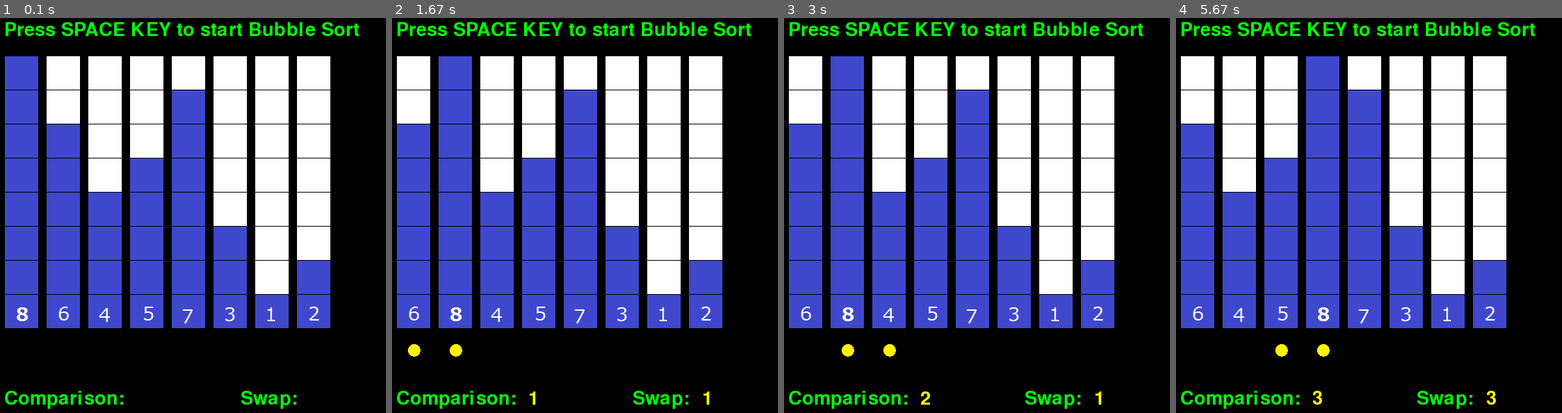
Above: before the commit, frames 1-4 (left to right).
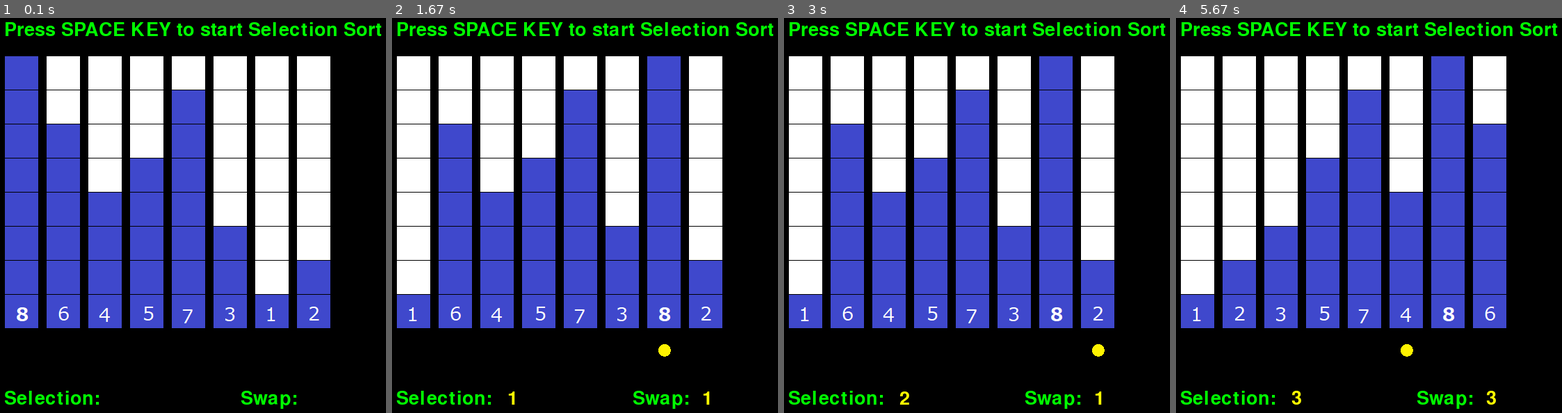
Above: after the commit, the same moments.

Repository: CoderDojoDazaifu/Python
Game: pygame game, started from Python/pygame_selectionSort.py
Two runs of this game, one before a commit and one after it. Both use one fixed random seed, a clock stepped at 60 frames per second and the inputs below.
Inputs:
- Up to frame 1 (0.1 s): no input
- Up to frame 2 (1.67 s): tap Space at 0.33 s
- Up to frame 3 (3 s): no input
- Up to frame 4 (5.67 s): no input

The runs differ from the first frame. In frame 1, 1.3% of the frame differs, in the area x 1-99%, y 1-99%; in frame 2, 12%; in frame 3, 12%; in frame 4, 20%.

Commit message:
pygameバブルソートをリネーム。pygame選択ソートもつくりました。

Diff:
--- /dev/null
+++ b/Python/pygame_bubbleSort.py
@@ -0,0 +1,203 @@
+#!/usr/bin/python
+# -*- Coding: utf-8 -*-
+
+import os
+import copy
+import time
+import sys
+import random
+import pygame
+from pygame.locals import *
+
+# メイン処理
+def main():
+    sort_arr = [8, 6, 4, 5, 7, 3, 1, 2]
+    comp_arr = [0, 0, 0, 0, 0, 0, 0, 0]
+
+    SORT_SPEED_SEC = 1
+    CHECK_SPEED_SEC = 0.4
+    start = False
+
+    # pygame の初期化
+    pygame.init()
+
+    # 画面サイズを指定して、画面を生成
+    screen = pygame.display.set_mode((800, 700))
+
+    #タイトルバーに表示する文字
+    pygame.display.set_caption("ソート・アルゴリズムを確認しよう | CoderDojo 太宰府")
+
+    # 画面を黒く塗りつぶす
+    screen.fill((0, 0, 0))
+
+    # タイトル表示
+    put_title(screen)
+
+    # 盤面の更新
+    put_frame(screen, sort_arr, comp_arr)
+
+    # ここまでが初期処理で、ここからループし、画面をずっと表示する
+    while (1):
+
+        # 速度調整のsleep
+        time.sleep(CHECK_SPEED_SEC)
+
+        # キー入力などのイベント処理
+        start = event_proc()
+        if start:
+            # ソート開始
+            bubbleSort(screen, sort_arr, comp_arr, SORT_SPEED_SEC)
+
+
+# イベント処理
+def event_proc() -> bool:
+    # イベント処理
+    for event in pygame.event.get():
+        if event.type == QUIT:
+            # 閉じるボタンが押されたら、pygameを終了
+            pygame.quit()
+            # pygame.quit()だけでもよさそうだが、正常終了するために書いておく
+            sys.exit()
+        elif event.type == KEYDOWN:
+            # キーボードが押されたら
+            if event.key == K_SPACE:
+                return True
+    return False
+
+
+# ブロック画像を返す
+def get_block_img(index: int):
+    if index == -1:
+        ret_img = pygame.image.load("./img/dot.png")
+    elif index == 0:
+        ret_img = pygame.image.load("./img/black.png")
+    elif index == 1:
+        ret_img = pygame.image.load("./img/1.png")
+    elif index == 2:
+        ret_img = pygame.image.load("./img/2.png")
+    elif index == 3:
+        ret_img = pygame.image.load("./img/3.png")
+    elif index == 4:
+        ret_img = pygame.image.load("./img/4.png")
+    elif index == 5:
+        ret_img = pygame.image.load("./img/5.png")
+    elif index == 6:
+        ret_img = pygame.image.load("./img/6.png")
+    elif index == 7:
+        ret_img = pygame.image.load("./img/7.png")
+    elif index == 8:
+        ret_img = pygame.image.load("./img/8.png")
+    else:
+        ret_img = pygame.image.load("./img/original.png")
+    return ret_img
+
+
+# タイトル表示用
+def put_title(screen):
+    # フォントの生成
+    font = pygame.font.Font(None, 40)
+    screen.blit(font.render("Press SPACE KEY to start Bubble Sort", True, (0, 255, 0)), [60, 50])
+
+    screen.blit(font.render("Comparison:", True, (0, 255, 0)), [60, 580])
+    screen.blit(font.render("Swap:", True, (0, 255, 0)), [400, 580])
+    # 画面を更新
+    pygame.display.update()
+
+
+# 盤面の更新
+def put_frame(screen, sort_arr, comp_arr):
+    x = 1
+    for a in sort_arr:
+        block_img = get_block_img(int(a))
+        screen.blit(block_img, (60 * x, 100))
+        x += 1
+    x = 1
+    for a in comp_arr:
+        block_img = get_block_img(int(a))
+        screen.blit(block_img, (60 * x, 500))
+        x += 1
+    # 画面を更新
+    pygame.display.update()
+
+
+# カウント表示用
+def put_count(screen, comp_count, swap_count):
+    # フォントの生成
+    font = pygame.font.Font(None, 40)
+    # 前のスコアは黒で塗りつぶす
+    block_img = get_block_img(0)
+    screen.blit(block_img, (250 , 580))
+    screen.blit(block_img, (500 , 580))
+
+    score_img = font.render(str(comp_count), True, (255, 255, 0))
+    screen.blit(score_img, (250, 580))
+
+    score_img = font.render(str(swap_count), True, (255, 255, 0))
+    screen.blit(score_img, (500, 580))
+    # 画面を更新
+    pygame.display.update()
+
+
+# 比較対象をセット
+def set_comparison(comp_arr, t1, t2):
+    for i in range(0, len(comp_arr)):
+        if i == t1 or i == t2:
+            comp_arr[i] = -1
+        else:
+            comp_arr[i] = 0
+
+
+# バブルソート
+def bubbleSort(screen, sort_arr, comp_arr, sort_speed):
+    # パラメータの配列の長さ
+    n = len(sort_arr)
+    comp_count = 0
+    swap_count = 0
+
+    # パラメータの配列の長さ分ループする
+    for i in range(n):
+
+        swap = False # 入替フラグを初期化
+
+        # 要素をペアで順に比較する（ので-1）
+        # iが増えるたび、最後の要素から降順に値が決まっていく（-i）
+        for j in range(0, n - i - 1):
+
+            print(str(sort_arr[j]) + "と" + str(sort_arr[j + 1]) + "を比べる")
+
+            # 比較対象をセット
+            set_comparison(comp_arr, j, j + 1)
+
+            # 盤面の更新
+            put_frame(screen, sort_arr, comp_arr)
+
+            comp_count += 1
+            put_count(screen, comp_count, swap_count)
+
+            # 速度調整のsleep
+            time.sleep(sort_speed)
+
+            if sort_arr[j] > sort_arr[j + 1]:
+                # 次の要素の値より大きかったら、入れ替える
+                sort_arr[j], sort_arr[j + 1] = sort_arr[j + 1], sort_arr[j]
+                # 入替が発生したので、trueにする
+                swap = True
+
+                # 盤面の更新
+                put_frame(screen, sort_arr, comp_arr)
+
+                swap_count += 1
+                put_count(screen, comp_count, swap_count)
+
+                # 速度調整のsleep
+                time.sleep(sort_speed)
+
+        if not swap:
+            # 一度も入替が発生しなかったので終了します
+            break
+
+
+# インポートされた時にプログラムが動かないように
+if __name__ == "__main__":
+    # 実行！
+    main()
--- a/Python/visualSort.py
+++ b/Python/pygame_selectionSort.py
@@ -12,10 +12,10 @@
 # メイン処理
 def main():
     sort_arr = [8, 6, 4, 5, 7, 3, 1, 2]
-    comp_arr = [0, 0, 0, 0, 0, 0, 0, 0]
+    sel_arr = [0, 0, 0, 0, 0, 0, 0, 0]
 
-    SORT_SPEED_MSEC = 1
-    CHECK_SPEED_MSEC = 0.4
+    SORT_SPEED_SEC = 1
+    CHECK_SPEED_SEC = 0.4
     start = False
 
     # pygame の初期化
@@ -34,19 +34,19 @@
     put_title(screen)
 
     # 盤面の更新
-    put_frame(screen, sort_arr, comp_arr)
+    put_frame(screen, sort_arr, sel_arr)
 
     # ここまでが初期処理で、ここからループし、画面をずっと表示する
     while (1):
 
         # 速度調整のsleep
-        time.sleep(CHECK_SPEED_MSEC)
+        time.sleep(CHECK_SPEED_SEC)
 
         # キー入力などのイベント処理
         start = event_proc()
         if start:
             # ソート開始
-            bubbleSort(screen, sort_arr, comp_arr, SORT_SPEED_MSEC)
+            selectionSort(screen, sort_arr, sel_arr, SORT_SPEED_SEC)
 
 
 # イベント処理
@@ -96,23 +96,23 @@
 def put_title(screen):
     # フォントの生成
     font = pygame.font.Font(None, 40)
-    screen.blit(font.render("Press SPACE KEY to start Bubble Sort", True, (0, 255, 0)), [60, 50])
+    screen.blit(font.render("Press SPACE KEY to start Selection Sort", True, (0, 255, 0)), [60, 50])
 
-    screen.blit(font.render("Comparison:", True, (0, 255, 0)), [60, 580])
+    screen.blit(font.render("Selection:", True, (0, 255, 0)), [60, 580])
     screen.blit(font.render("Swap:", True, (0, 255, 0)), [400, 580])
     # 画面を更新
     pygame.display.update()
 
 
 # 盤面の更新
-def put_frame(screen, sort_arr, comp_arr):
+def put_frame(screen, sort_arr, sel_arr):
     x = 1
     for a in sort_arr:
         block_img = get_block_img(int(a))
         screen.blit(block_img, (60 * x, 100))
         x += 1
     x = 1
-    for a in comp_arr:
+    for a in sel_arr:
         block_img = get_block_img(int(a))
         screen.blit(block_img, (60 * x, 500))
         x += 1
@@ -121,16 +121,16 @@
 
 
 # カウント表示用
-def put_count(screen, comp_count, swap_count):
+def put_count(screen, sel_count, swap_count):
     # フォントの生成
     font = pygame.font.Font(None, 40)
     # 前のスコアは黒で塗りつぶす
     block_img = get_block_img(0)
-    screen.blit(block_img, (250 , 580))
+    screen.blit(block_img, (220 , 580))
     screen.blit(block_img, (500 , 580))
 
-    score_img = font.render(str(comp_count), True, (255, 255, 0))
-    screen.blit(score_img, (250, 580))
+    score_img = font.render(str(sel_count), True, (255, 255, 0))
+    screen.blit(score_img, (220, 580))
 
     score_img = font.render(str(swap_count), True, (255, 255, 0))
     screen.blit(score_img, (500, 580))
@@ -138,63 +138,49 @@
     pygame.display.update()
 
 
-# 比較対象をセット
-def set_comparison(comp_arr, t1, t2):
-    for i in range(0, len(comp_arr)):
-        if i == t1 or i == t2:
-            comp_arr[i] = -1
+# 選択対象をセット
+def set_selection(sel_arr, t):
+    for i in range(0, len(sel_arr)):
+        if i == t:
+            sel_arr[i] = -1
         else:
-            comp_arr[i] = 0
+            sel_arr[i] = 0
 
 
-# バブルソート
-def bubbleSort(screen, sort_arr, comp_arr, sort_speed):
+# 選択ソート
+def selectionSort(screen, sort_arr, sel_arr, sort_speed):
     # パラメータの配列の長さ
     n = len(sort_arr)
-    comp_count = 0
+    sel_count = 0
     swap_count = 0
 
-    # パラメータの配列の長さ分ループする
-    for i in range(n):
+    # パラメータの配列の長さ-1回ループする（最後の1つは自然に決まるので-1）
+    for i in range(n - 1):
 
-        swap = False # 入替フラグを初期化
+        # iの要素以降で一番小さい数のindexを選択し、iと入れ替える
+        sel_count += 1
+        num = sort_arr[i:].index(min(sort_arr[i:]))
+        # 比較対象をセット
+        set_selection(sel_arr, num + i)
 
-        # 要素をペアで順に比較する（ので-1）
-        # iが増えるたび、最後の要素から降順に値が決まっていく（-i）
-        for j in range(0, n - i - 1):
+        # 盤面の更新
+        put_frame(screen, sort_arr, sel_arr)
+        put_count(screen, sel_count, swap_count)
 
-            print(str(sort_arr[j]) + "と" + str(sort_arr[j + 1]) + "を比べる")
+        # 速度調整のsleep
+        time.sleep(sort_speed)
 
-            # 比較対象をセット
-            set_comparison(comp_arr, j, j + 1)
+        print(str(i) + "以降で一番小さい数は" + str(sort_arr[i + num]) + "で、")
+        sort_arr[i], sort_arr[i + num] = sort_arr[i + num], sort_arr[i]
+        print("入れ替えると" + str(sort_arr) + "になります")
+        swap_count += 1
 
-            # 盤面の更新
-            put_frame(screen, sort_arr, comp_arr)
+        # 盤面の更新
+        put_frame(screen, sort_arr, sel_arr)
+        put_count(screen, sel_count, swap_count)
 
-            comp_count += 1
-            put_count(screen, comp_count, swap_count)
-
-            # 速度調整のsleep
-            time.sleep(sort_speed)
-
-            if sort_arr[j] > sort_arr[j + 1]:
-                # 次の要素の値より大きかったら、入れ替える
-                sort_arr[j], sort_arr[j + 1] = sort_arr[j + 1], sort_arr[j]
-                # 入替が発生したので、trueにする
-                swap = True
-
-                # 盤面の更新
-                put_frame(screen, sort_arr, comp_arr)
-
-                swap_count += 1
-                put_count(screen, comp_count, swap_count)
-
-                # 速度調整のsleep
-                time.sleep(sort_speed)
-
-        if not swap:
-            # 一度も入替が発生しなかったので終了します
-            break
+        # 速度調整のsleep
+        time.sleep(sort_speed)
 
 
 # インポートされた時にプログラムが動かないように
